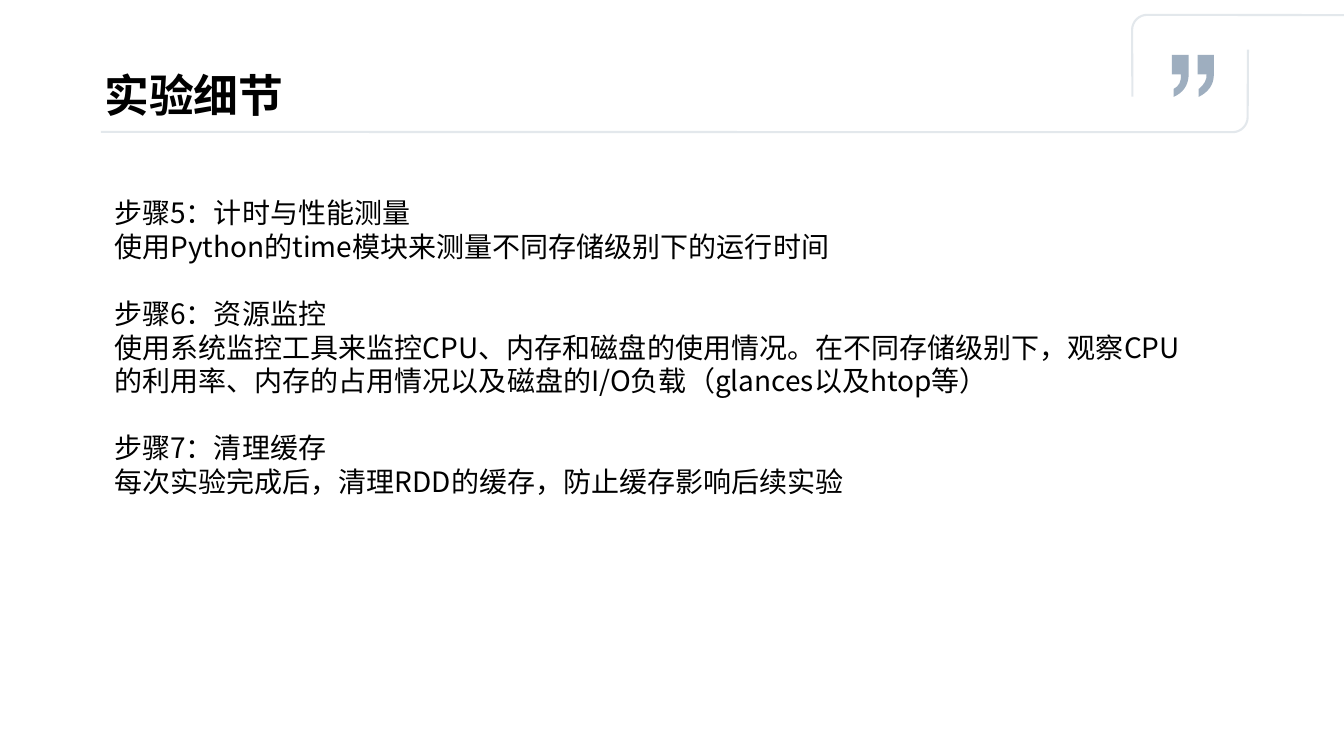
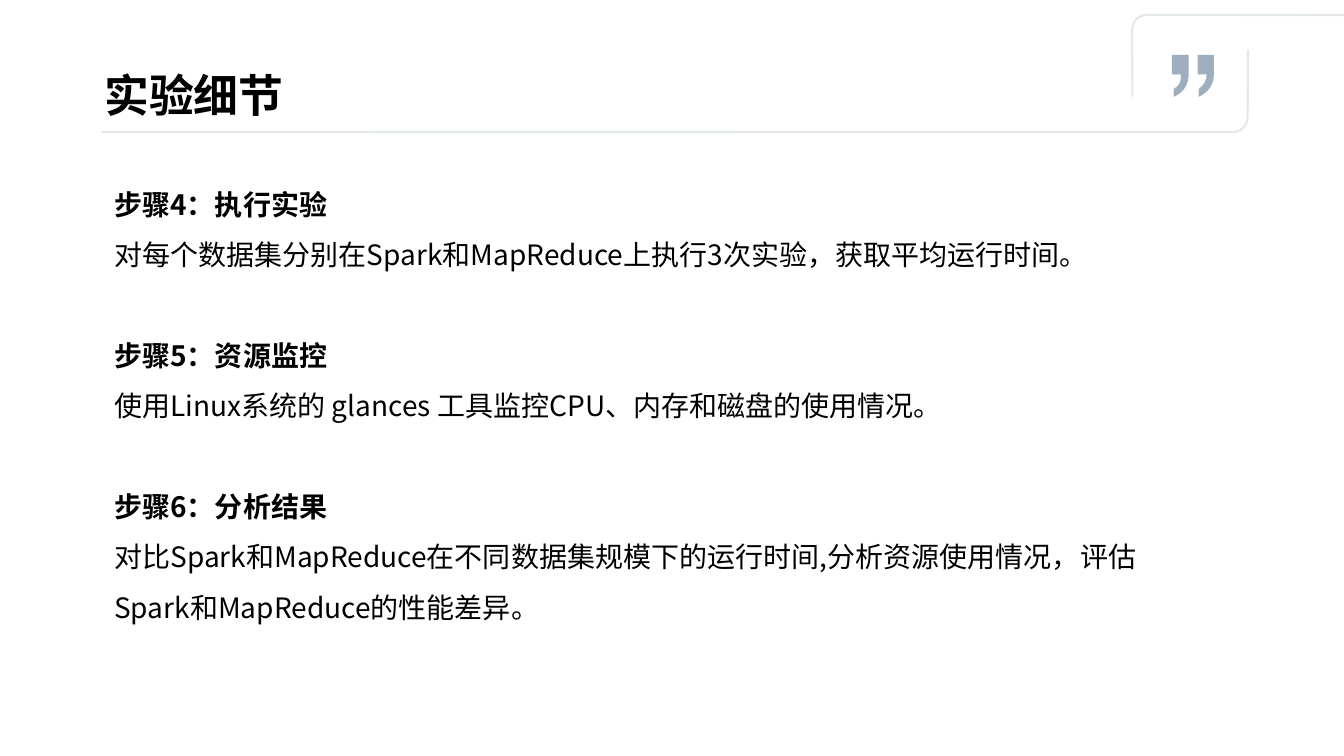
Before and after one commit to abcdefan/DaseBigDataLab, a slide deck: slide 9 of DaseBigDataLab.pptx. Drawn at 1344x756 pixels with LibreOffice and Linux fonts; fonts in the diff are those of the drawing. Boxes give left, top, right and bottom in pixels: in the first picture for what was removed or moved away, otherwise in the second. Text is boxed around its words. In the diff, an @@ line names an element or a change of style, - is before the commit and + after.

```diff
--- a/DaseBigDataLab.pptx
+++ b/DaseBigDataLab.pptx
@@ text at box(114, 191, 1136, 625): text changed @@
-步骤5：计时与性能测量
-使用Python的time模块来测量不同存储级别下的运行时间
-步骤6：资源监控
-使用系统监控工具来监控CPU、内存和磁盘的使用情况。在不同存储级别下，观察CPU的利用率、内存的占用情况以及磁盘的I/O负载（glances以及htop等）
-步骤7：清理缓存
-每次实验完成后，清理RDD的缓存，防止缓存影响后续实验
+步骤4：执行实验
+对每个数据集分别在Spark和MapReduce上执行3次实验，获取平均运行时间。
+步骤5：资源监控
+使用Linux系统的 glances 工具监控CPU、内存和磁盘的使用情况。
+步骤6：分析结果
+对比Spark和MapReduce在不同数据集规模下的运行时间,分析资源使用情况，评估Spark和MapReduce的性能差异。
```
Also in this commit, not shown: 2 other slides changed.
